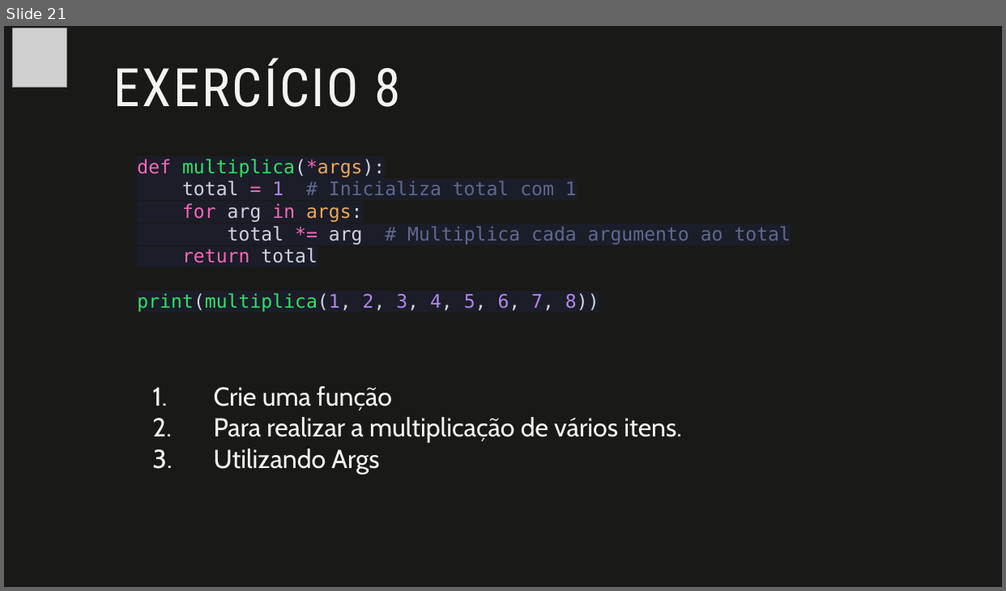
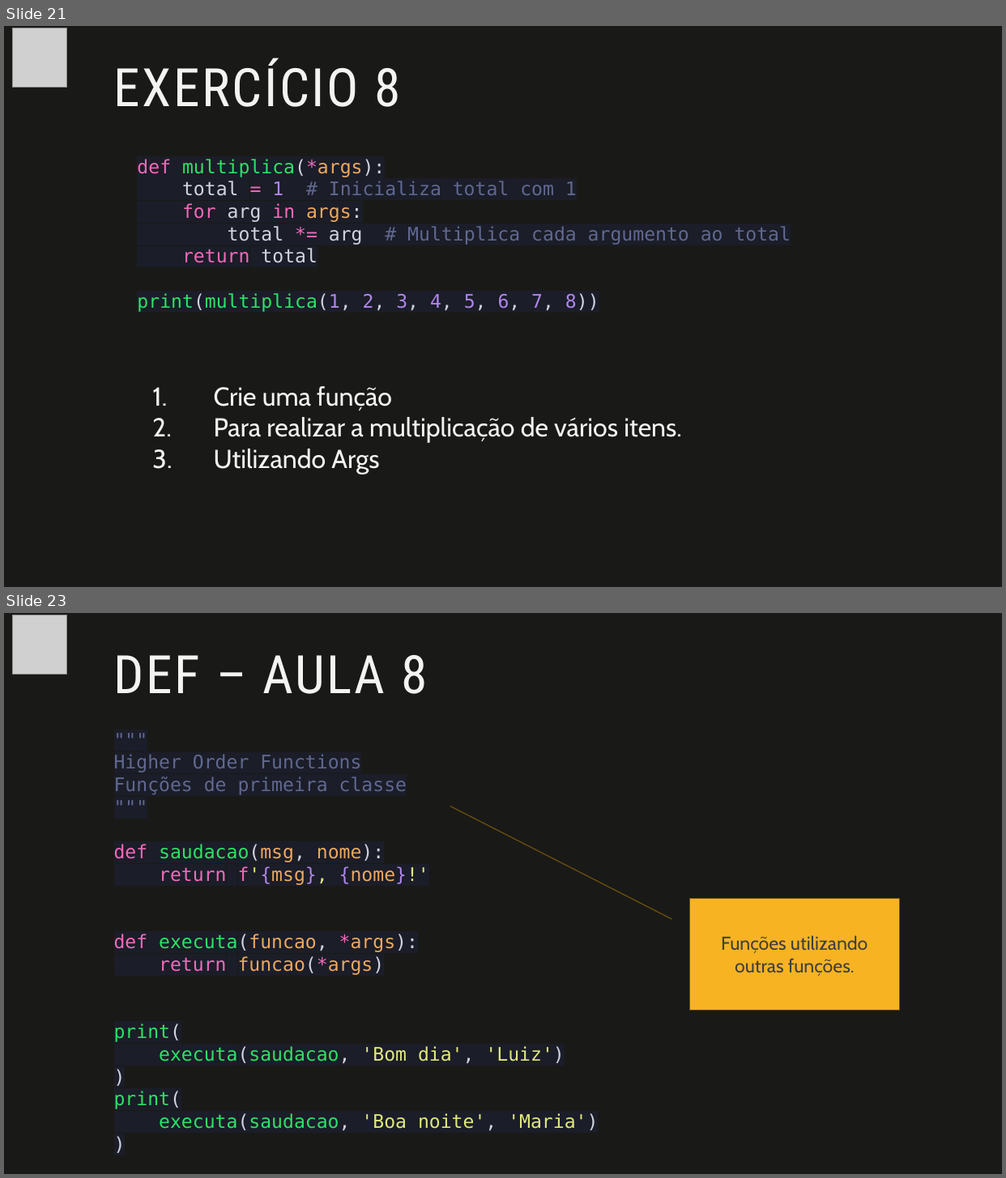
Before and after one commit to fabio-sudo/PythonCurso, a slide deck: Python_Dev/Python Intermediário/Material Python/1- Funções em Python.pptx. Shown one above the other, each under a label of ours: slide 21 before the commit, slides 21 and 23 after it; the slides between them are not shown. The pictures are 1006x591 and 1006x1178 pixels, drawn with LibreOffice and Linux fonts; fonts in the diff are those of the drawing; grey boxes stand for pictures. Boxes give left, top, right and bottom in pixels: in the first picture for what was removed or moved away, otherwise in the second. Text is boxed around its words. In the diff, an @@ line names an element or a change of style, - is before the commit and + after.

```diff
--- a/Python_Dev/Python Intermediário/Material Python/1- Funções em Python.pptx
+++ b/Python_Dev/Python Intermediário/Material Python/1- Funções em Python.pptx
@@ slide 23 added at (4, 613, 1002, 1174), background #191917 @@
@@ picture added at (12, 615, 66, 674) @@
@@ title added at (114, 655, 428, 694), 51 pt, text #F3F3F2 @@
+DEF – AULA 8
@@ text added at (114, 754, 598, 1131), 18 pt, text #2DE266 @@
+"""
+Higher Order Functions
+Funções de primeira classe
+"""
+def saudacao(msg, nome):
+return f'{msg}, {nome}!'
+def executa(funcao, *args):
+return funcao(*args)
+print(
+executa(saudacao, 'Bom dia', 'Luiz')
+)
+print(
+executa(saudacao, 'Boa noite', 'Maria')
+)
@@ border callout added at (690, 898, 900, 1011), fill #F8B323, outline #6D4E0F 1 pt, 18 pt, text #3F3F3A @@
+Funções utilizando outras funções.
```
Also in this commit, not shown: 5 slides changed, 2 other slides added, 4 other files.
